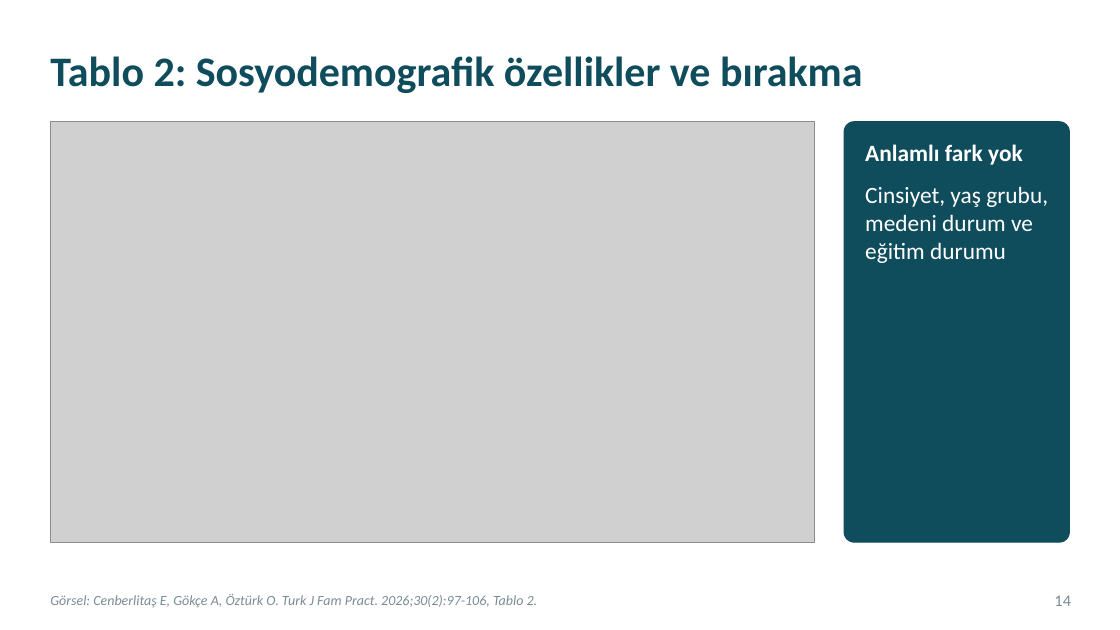
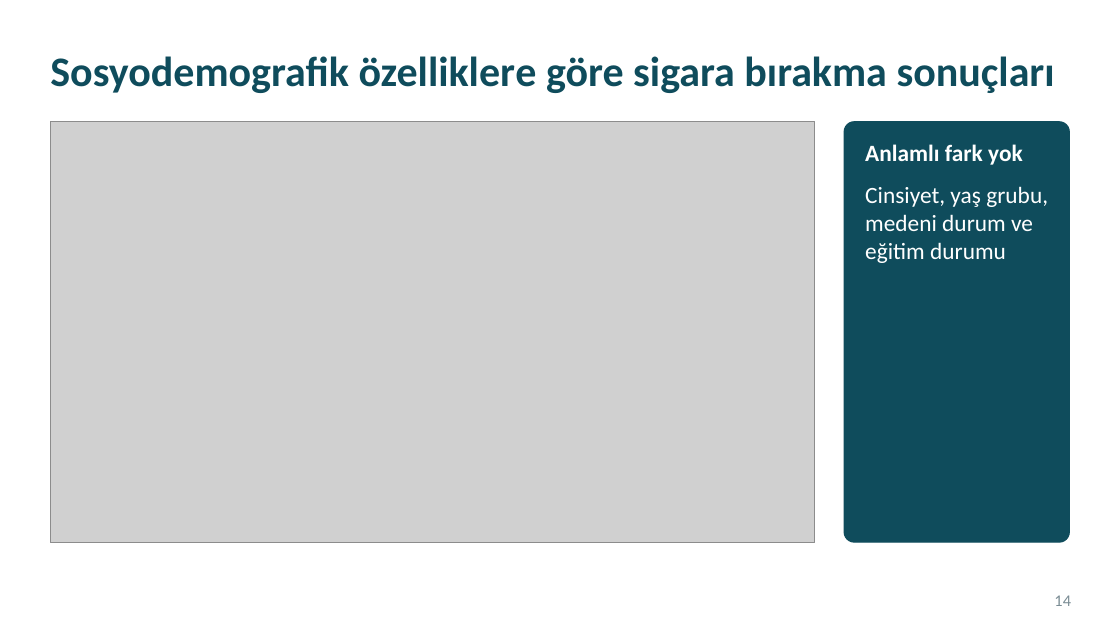
Before and after one commit to kiranahmet/Claude, a slide deck: slide 14 of Sunumlar/Makale_Sunumu_Sigara_Birakma.pptx. Drawn at 1120x630 pixels with LibreOffice and Linux fonts; fonts in the diff are those of the drawing; grey boxes stand for pictures. Boxes give left, top, right and bottom in pixels: in the first picture for what was removed or moved away, otherwise in the second. Text is boxed around its words. In the diff, an @@ line names an element or a change of style, - is before the commit and + after.

```diff
--- a/Sunumlar/Makale_Sunumu_Sigara_Birakma.pptx
+++ b/Sunumlar/Makale_Sunumu_Sigara_Birakma.pptx
@@ title at box(50, 56, 1055, 93): text changed @@
-Tablo 2: Sosyodemografik özellikler ve bırakma
+Sosyodemografik özelliklere göre sigara bırakma sonuçları
@@ text removed at box(50, 594, 538, 607) @@
-Görsel: Cenberlitaş E, Gökçe A, Öztürk O. Turk J Fam Pract. 2026;30(2):97-106, Tablo 2.
```
Also in this commit, not shown: 23 other slides changed, 1 slide added, 1 slide removed, 2 other files.
